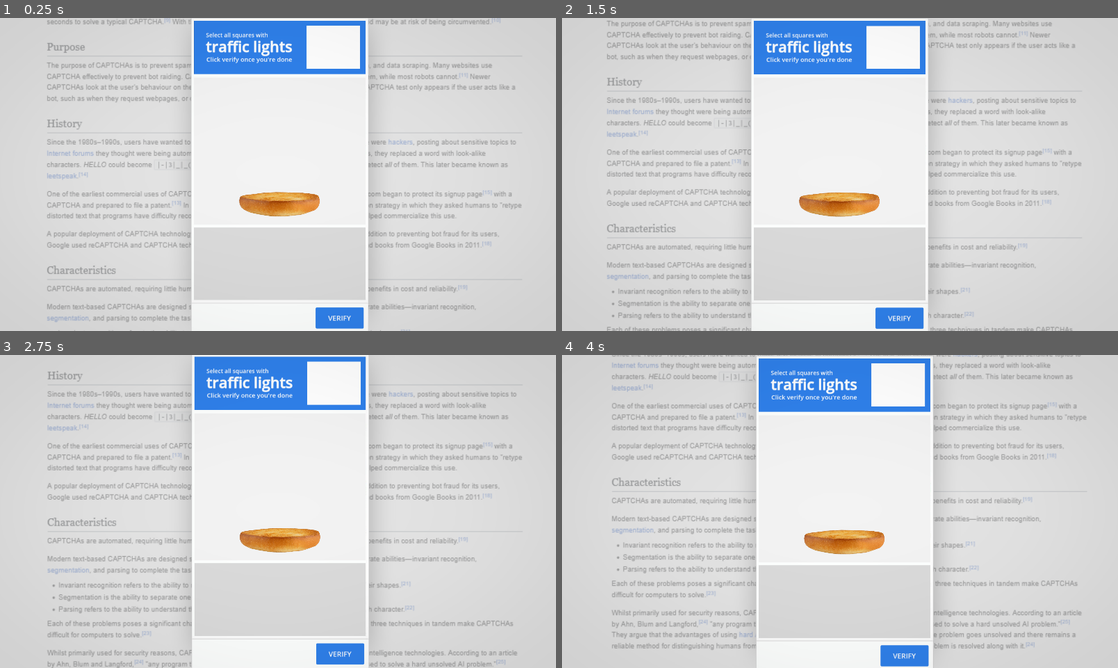
Above: before the commit, frames 1-4 (two rows, left to right).
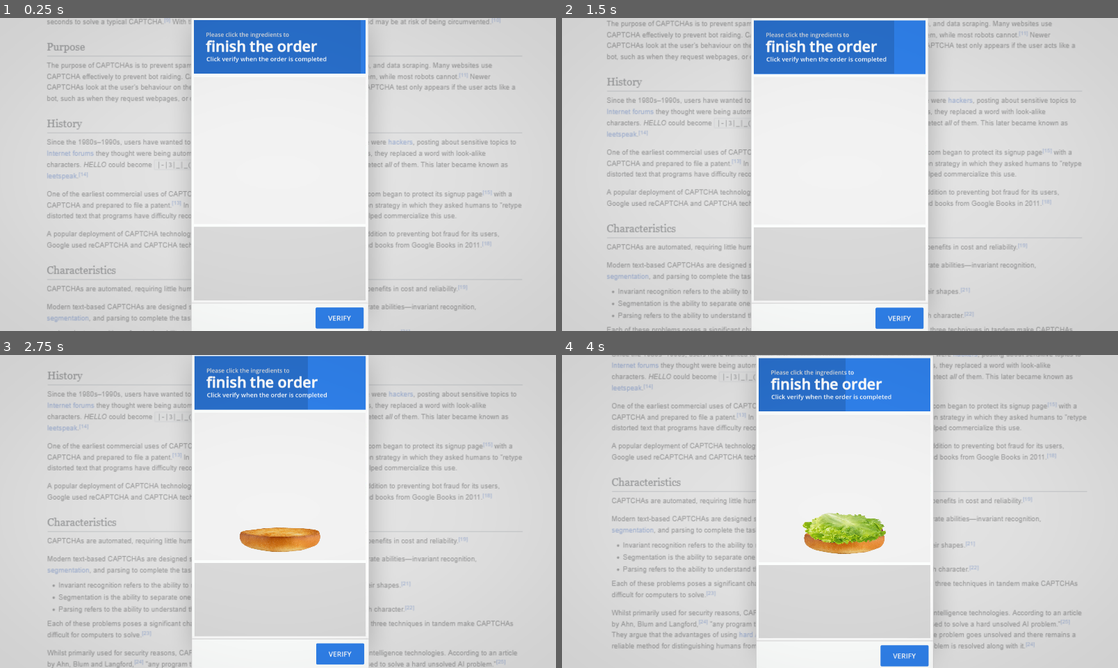
Above: after the commit, the same moments.

Repository: NonsenseNH/CaptchaWare
Game: Godot game, scene res://scenes/test_microgame.tscn
Same seed, same stepped clock (60 frames per second), same inputs: the game is played once before the commit and once after it. This scene is started directly instead of the project's main scene. Sound files missing from this copy of the repository are replaced by a short silence.
Inputs (mouse positions are in pixels of both pictures, inside the frame that each line leads up to):
- Up to frame 1 (0.25 s): no input
- Up to frame 2 (1.5 s): click "VERIFY" at 0.5 s; tap Enter (ui_text_submit) at 1.25, 1.35 s; move the mouse to (962, 158) at 1.27 s; hold D (right) from 1.28 s (still down); click (962, 158) at 1.42 s
- Up to frame 3 (2.75 s): tap B at 1.55 s; release D (right) at 2 s; drag from (166, 527) to (250, 574) at 2.02 s
- Up to frame 4 (4 s): move the mouse to (895, 442) at 2.77 s; hold D (right) 2.78-3.5 s; tap O at 2.85 s; tap L at 3.05 s; drag from (812, 574) to (673, 464) at 3.52 s

The runs differ from the first frame. In frame 1, 6.1% of the frame differs, in the area x 34-66%, y 0-67%; in frame 2, 5.9%; in frame 3, 4.9%; in frame 4, 5.4%.
Error before the commit: Invalid access to property or key 'microgames' on a base object of type 'Dictionary'. (res://scripts/microgame_load_test.gd:67)
Error after the commit: Invalid access to property or key 'microgames' on a base object of type 'Dictionary'. (res://scripts/microgame_load_test.gd:159)

Commit message:
burger stuff

Diff:
--- a/instances/burgerGame/ingredient.tscn
+++ b/instances/burgerGame/ingredient.tscn
@@ -8,26 +8,26 @@
 tracks/0/type = "value"
 tracks/0/imported = false
 tracks/0/enabled = true
-tracks/0/path = NodePath(".:position")
+tracks/0/path = NodePath(".:self_modulate")
 tracks/0/interp = 1
 tracks/0/loop_wrap = true
 tracks/0/keys = {
 "times": PackedFloat32Array(0),
 "transitions": PackedFloat32Array(1),
 "update": 0,
-"values": [Vector2(0, 0)]
+"values": [Color(1, 1, 1, 1)]
 }
 tracks/1/type = "value"
 tracks/1/imported = false
 tracks/1/enabled = true
-tracks/1/path = NodePath(".:self_modulate")
+tracks/1/path = NodePath(".:offset")
 tracks/1/interp = 1
 tracks/1/loop_wrap = true
 tracks/1/keys = {
 "times": PackedFloat32Array(0),
 "transitions": PackedFloat32Array(1),
 "update": 0,
-"values": [Color(1, 1, 1, 1)]
+"values": [Vector2(0, 0)]
 }
 
 [sub_resource type="Animation" id="Animation_8thrs"]
@@ -36,26 +36,26 @@
 tracks/0/type = "value"
 tracks/0/imported = false
 tracks/0/enabled = true
-tracks/0/path = NodePath(".:position")
+tracks/0/path = NodePath(".:self_modulate")
 tracks/0/interp = 1
 tracks/0/loop_wrap = true
 tracks/0/keys = {
-"times": PackedFloat32Array(0, 0.06666667, 0.23333333),
-"transitions": PackedFloat32Array(1, 0.21763767, 1),
+"times": PackedFloat32Array(0, 0.033333335, 0.23333333),
+"transitions": PackedFloat32Array(1, 1, 1),
 "update": 0,
-"values": [Vector2(0, -28), Vector2(0, 5), Vector2(0, 0)]
+"values": [Color(1, 1, 1, 0), Color(1, 1, 1, 1), Color(1, 1, 1, 1)]
 }
 tracks/1/type = "value"
 tracks/1/imported = false
 tracks/1/enabled = true
-tracks/1/path = NodePath(".:self_modulate")
+tracks/1/path = NodePath(".:offset")
 tracks/1/interp = 1
 tracks/1/loop_wrap = true
 tracks/1/keys = {
-"times": PackedFloat32Array(0, 0.06666667, 0.23333333),
-"transitions": PackedFloat32Array(1, 1, 1),
+"times": PackedFloat32Array(0, 0.033333335, 0.23333335),
+"transitions": PackedFloat32Array(1, 0.27739233, 1),
 "update": 0,
-"values": [Color(1, 1, 1, 0), Color(1, 1, 1, 1), Color(1, 1, 1, 1)]
+"values": [Vector2(0, -27.765), Vector2(0, 8.58), Vector2(0, 0)]
 }
 
 [sub_resource type="AnimationLibrary" id="AnimationLibrary_7a5sd"]
--- a/microgames/alignCircle.tscn
+++ b/microgames/alignCircle.tscn
@@ -17,7 +17,6 @@
 instructionSmall2 = "Click verify when done."
 errorMessage = "Please align the image first."
 set_size = Vector2(430, 431.265)
-slowGame = true
 noTimer = true
 metadata/_custom_type_script = "uid://bse3lar4v6hur"
 
--- a/microgames/phoneVerification.tscn
+++ b/microgames/phoneVerification.tscn
@@ -11,6 +11,8 @@
 instructionSmall2 = "Click verify when done."
 errorMessage = "Please verify your phone before continuing."
 set_size = Vector2(430, 371.265)
+slowGame = true
+noTimer = true
 metadata/_custom_type_script = "uid://bse3lar4v6hur"
 
 [sub_resource type="AudioStreamRandomizer" id="AudioStreamRandomizer_l57om"]
--- a/scenes/test_microgame.tscn
+++ b/scenes/test_microgame.tscn
@@ -9,8 +9,8 @@
 [ext_resource type="Texture2D" uid="uid://cy2tf1ed020ki" path="res://sprites/captcha_bar.png" id="8_wxqbu"]
 [ext_resource type="Theme" uid="uid://cu51pqcwmnm0l" path="res://captcha_theme.tres" id="9_0la4d"]
 [ext_resource type="Script" uid="uid://crsxod7bwc171" path="res://scripts/microgames/burger_game/burger_game.gd" id="9_xc6lx"]
-[ext_resource type="PackedScene" uid="uid://ciwbi38tanbmb" path="res://instances/burgerGame/ingredient.tscn" id="10_8thrs"]
 [ext_resource type="Texture2D" uid="uid://bjtsmdu6p8j4o" path="res://sprites/shadow.png" id="10_exop1"]
+[ext_resource type="Script" uid="uid://bse3lar4v6hur" path="res://scripts/microgames/microgame_data_script.gd" id="10_xc6lx"]
 [ext_resource type="FontFile" uid="uid://bqkbtlxbjg48r" path="res://font/Futura Book font.ttf" id="11_eq5xm"]
 [ext_resource type="Script" uid="uid://hl3ajv8krgk6" path="res://scripts/health_attempts.gd" id="12_2ebhr"]
 [ext_resource type="Texture2D" uid="uid://dcue5hf26vstn" path="res://sprites/captcha_x.png" id="13_6cmcy"]
@@ -44,6 +44,16 @@
 [sub_resource type="StyleBoxFlat" id="StyleBoxFlat_kxyth"]
 bg_color = Color(0, 0, 0, 0.133333)
 
+[sub_resource type="Resource" id="Resource_7a5sd"]
+script = ExtResource("10_xc6lx")
+instructionsBig = "finish the order"
+instructionSmall1 = "Please click the ingredients to"
+instructionSmall2 = "Click verify when the order is completed"
+errorMessage = "Please finish the order"
+set_size = Vector2(430, 691.835)
+bonusTime = 3.0
+metadata/_custom_type_script = "uid://bse3lar4v6hur"
+
 [sub_resource type="StyleBoxFlat" id="StyleBoxFlat_eyf67"]
 bg_color = Color(0.7962427, 0.7962432, 0.7962428, 1)
 border_width_left = 2
@@ -129,7 +139,6 @@
 
 [node name="MicrogameGameplay" type="Node2D" parent="." groups=["main_game"]]
 script = ExtResource("2_xqagn")
-force_microgame = "simonSays"
 cur_difficulty_test = 4
 
 [node name="bg" type="TextureRect" parent="MicrogameGameplay"]
@@ -348,6 +357,7 @@
 offset_right = 414.0
 offset_bottom = 536.27496
 script = ExtResource("9_xc6lx")
+microgame_data = SubResource("Resource_7a5sd")
 
 [node name="bg" type="ColorRect" parent="MicrogameGameplay/window/captcha_window/curGame/burgerGame"]
 layout_mode = 1
@@ -362,8 +372,6 @@
 
 [node name="burger_pos" type="Marker2D" parent="MicrogameGameplay/window/captcha_window/curGame/burgerGame"]
 position = Vector2(207, 306.27496)
-
-[node name="ingredient" parent="MicrogameGameplay/window/captcha_window/curGame/burgerGame/burger_pos" instance=ExtResource("10_8thrs")]
 
 [node name="ingredients tab" type="ColorRect" parent="MicrogameGameplay/window/captcha_window/curGame/burgerGame"]
 layout_mode = 1
--- a/scripts/gameplay.gd
+++ b/scripts/gameplay.gd
@@ -372,7 +372,7 @@
 	cur_microgame.difficulty = difficulty
 	cur_microgame.is_intro = intro_sequence
 
-	override_instructions(cur_microgame_data.instructionsBig, cur_microgame_data.InstructionsSmall, cur_microgame_data.referenceImage)
+	override_instructions(cur_microgame_data.instructionsBig, cur_microgame_data.instructionsSmall, cur_microgame_data.referenceImage)
 
 	ui_captcha_window.cur_game.add_child(cur_microgame)
 
@@ -439,16 +439,17 @@
 
 func get_microgame_data(force_game: String = "") -> void:
 	cur_microgame = get_microgame(force_game)
+	var local_game_data : MicrogameData = cur_microgame.microgame_data
 
 	for i in cur_microgame_data:
-		if ["InstructionsSmall", "set_size"].has(i): continue
-
-		cur_microgame_data[i] = cur_microgame.microgame_data.get(i)
-
-	cur_microgame_data.instructionsSmall = cur_microgame.microgame_data.instructionSmall1 + "--" + cur_microgame.microgame_data.instructionSmall2
-
-	cur_microgame_data.Length = cur_microgame.microgame_data.set_size.y
-	cur_microgame_data.Width = cur_microgame.microgame_data.set_size.x
+		if ["instructionsSmall", "set_size"].has(i): continue
+
+		cur_microgame_data[i] = local_game_data.get(i)
+
+	cur_microgame_data.instructionsSmall = local_game_data.instructionSmall1 + "--" + local_game_data.instructionSmall2
+
+	cur_microgame_data.Length = local_game_data.set_size.y
+	cur_microgame_data.Width = local_game_data.set_size.x
 
 	cur_window_size = Vector2(cur_microgame_data.Width, cur_microgame_data.Length)
 
@@ -459,7 +460,7 @@
 		timer.stop()
 		transition_game()
 	else:
-		ui_captcha_window._display_error_text(microgame_pool_json.microgames[cur_microgame.name].errorMessage)
+		ui_captcha_window._display_error_text(cur_microgame_data.errorMessage)
 
 
 func checkbox_pressed() -> void:
--- a/scripts/microgame_load_test.gd
+++ b/scripts/microgame_load_test.gd
@@ -25,12 +25,26 @@
 
 @onready var verify_button: Button = $window/captcha_window/lowbar/verifyButton
 
+@onready var cur_game: ColorRect = $window/captcha_window/curGame
+
 var cur_microgame : Node = null
 
 var cur_microgame_pool_array : Array = []
 
 var microgame_json : Dictionary = {}
-var cur_microgame_data : Dictionary = {}
+
+var cur_microgame_data : Dictionary = {
+	"instructionsBig" : "",
+	"InstructionsSmall" : "",
+	"referenceImage" : null,
+	"errorMessage" : "",
+	"Length": 0,
+	"Width": 0,
+	"bonusTime": 0,
+	"slowGame": false,
+	"staticTimer" : false,
+	"noTimer" : false
+}
 
 var cur_window_size : Vector2 = Vector2.ZERO
 
@@ -60,12 +74,26 @@
 	camera.shake_camera(intensity, duration)
 
 func get_microgame_data(force_game: String = "") -> void:
-	cur_microgame = get_microgame(force_game)
+	if force_game == "":
+		cur_microgame = cur_game.get_child(0)
+	else:
+		cur_microgame = get_microgame(force_game)
 
-	if cur_microgame == null: return
+	var local_game_data : MicrogameData = cur_microgame.microgame_data
 
-	cur_microgame_data = microgame_json.microgames[cur_microgame.name]
+	for i in cur_microgame_data:
+		if ["instructionsSmall", "set_size"].has(i): continue
+
+		cur_microgame_data[i] = local_game_data.get(i)
+
+	cur_microgame_data.instructionsSmall = local_game_data.instructionSmall1 + "--" + local_game_data.instructionSmall2
+
+	cur_microgame_data.Length = local_game_data.set_size.y
+	cur_microgame_data.Width = local_game_data.set_size.x
+
 	cur_window_size = Vector2(cur_microgame_data.Width, cur_microgame_data.Length)
+
+	print_debug(cur_microgame_data.keys())
 
 func set_up_window_size(tween_window: bool = false) -> void:
 	if cur_microgame == null: return
@@ -79,7 +107,7 @@
 	if cur_microgame == null: return
 	cur_microgame.z_index += 1
 
-	override_instructions(cur_microgame_data.instructionsBig, cur_microgame_data.InstructionsSmall, cur_microgame_data.referenceImage)
+	override_instructions(cur_microgame_data.instructionsBig, cur_microgame_data.instructionsSmall, cur_microgame_data.referenceImage)
 
 	on_transition_complete.connect(cur_microgame.on_transition_complete)
 	cur_microgame.override_instruction_text.connect(override_instructions)
@@ -88,7 +116,8 @@
 	cur_microgame.end_microgame.connect(results)
 	cur_microgame.difficulty = cur_difficulty_test
 
-	ui_captcha_window.cur_game.add_child(cur_microgame)
+	if force_microgame != "":
+		ui_captcha_window.cur_game.add_child(cur_microgame)
 
 	cur_microgame.global_position = ui_captcha_window.cur_game.global_position
 
@@ -96,14 +125,14 @@
 
 	if  !cur_microgame_data.noTimer:
 		if cur_microgame_data.has("staticTimer") && cur_microgame_data.staticTimer:
-			total_wait_time = og_wait_time + cur_microgame_data.BonusTime
+			total_wait_time = og_wait_time + cur_microgame_data.bonusTime
 		else:
-			total_wait_time = cur_wait_time + cur_microgame_data.BonusTime
+			total_wait_time = cur_wait_time + cur_microgame_data.bonusTime
 		timer.wait_time = total_wait_time
 		timer.start()
 
-func override_instructions(big:String = "..n",small:String = "..n",ref:String = "..n") -> void:
-	var txt : Array = [big,small,ref]
+func override_instructions(big:String = "..n",small:String = "..n",ref:Texture2D = null) -> void:
+	var txt : Array = [big,small]
 	for text_index in range(txt.size()):
 		if txt[text_index] == "":
 			txt[text_index] = "..n"
@@ -111,7 +140,7 @@
 	ui_data = {
 		"instructionsBig" : txt[0],
 		"InstructionsSmall" : txt[1],
-		"referenceImage" : txt[2],
+		"referenceImage" : ref,
 	}
 	ui_captcha_window.set_up_ui_data(ui_data)
 
--- a/scripts/microgames/burger_game/burger_game.gd
+++ b/scripts/microgames/burger_game/burger_game.gd
@@ -12,6 +12,8 @@
 	BOTTOM_BUN
 }
 
+@onready var burger_pos: Marker2D = $burger_pos
+
 var prev_ingredient: Ingredients = Ingredients.BOTTOM_BUN
 var prev_ingredient_pos : Vector2 = Vector2.ZERO
 
@@ -19,12 +21,12 @@
 
 const INGREDIENT_THICKNESS := {
 	Ingredients.TOP_BUN : 20,
-	Ingredients.ONION : 10,
+	Ingredients.ONION : 7,
 	Ingredients.LETTUCE : 10,
-	Ingredients.TOMATO : 15,
-	Ingredients.CHEESE : 10,
-	Ingredients.BURGER : 25,
-	Ingredients.BOTTOM_BUN : 20
+	Ingredients.TOMATO : 7,
+	Ingredients.CHEESE : 13,
+	Ingredients.BURGER : 15,
+	Ingredients.BOTTOM_BUN : 25
 }
 
 func _input(event: InputEvent) -> void:
@@ -35,7 +37,7 @@
 			if bottom_bun_placed:
 				place_ingredient(Ingredients.TOP_BUN)
 			else:
-				place_ingredient(Ingredients.TOP_BUN)
+				place_ingredient(Ingredients.BOTTOM_BUN)
 				bottom_bun_placed = true
 		KEY_O:
 			place_ingredient(Ingredients.ONION)
@@ -53,8 +55,13 @@
 	var cur_ingredient := INGREDIENT_INSTANCE.instantiate()
 	cur_ingredient.set_ingredient(ingredient_type)
 
-	if ingredient_type != Ingredients.BOTTOM_BUN:
-		cur_ingredient.position = prev_ingredient_pos + (Vector2.UP * INGREDIENT_THICKNESS[prev_ingredient])
+	burger_pos.add_child(cur_ingredient)
+
+	var set_pos : Vector2 = prev_ingredient_pos + (Vector2.UP * INGREDIENT_THICKNESS[prev_ingredient])
+	if ingredient_type != Ingredients.BOTTOM_BUN && bottom_bun_placed:
+		cur_ingredient.position = set_pos + cur_ingredient.offset_set
 
 	prev_ingredient_pos = cur_ingredient.position
 	prev_ingredient = ingredient_type
+
+	print_debug(cur_ingredient.position)
--- a/scripts/microgames/burger_game/ingredient.gd
+++ b/scripts/microgames/burger_game/ingredient.gd
@@ -1,14 +1,17 @@
 extends Sprite2D
 
 const INGREDIENT_TYPES := {
-	0: "top_bun",
-	1: "onion",
-	2: "lettuce",
-	3: "tomato",
-	4: "cheese",
-	5: "burger",
-	6: "bottom_bun"
+	0: ["top_bun", Vector2(0, -20)],
+	1: ["onion", Vector2(0, 0)],
+	2: ["lettuce", Vector2(0, 0)],
+	3: ["tomato", Vector2(0, 0)],
+	4: ["cheese", Vector2(0, 5)],
+	5: ["burger", Vector2(0, 0)],
+	6: ["bottom_bun", Vector2(0, 0)]
 }
 
+var offset_set : Vector2 = Vector2.ZERO
+
 func set_ingredient(ingredient_type: int) -> void:
-	texture = load("res://sprites/burger_game/" + INGREDIENT_TYPES[ingredient_type] + ".png")
+	texture = load("res://sprites/burger_game/" + INGREDIENT_TYPES[ingredient_type][0] + ".png")
+	offset_set = INGREDIENT_TYPES[ingredient_type][1]
--- a/scripts/microgames/images_with/image_category_Minigame.gd
+++ b/scripts/microgames/images_with/image_category_Minigame.gd
@@ -20,7 +20,8 @@
 	load_buttons()
 
 func load_buttons() -> void:
-	override_instruction_text.emit(cur_object.replace("_"," "), "", "res://sprites/images_with/images/1_" + cur_object + ".png")
+	var cur_image : Texture2D = load("res://sprites/images_with/images/1_" + cur_object + ".png")
+	override_instruction_text.emit(cur_object.replace("_"," "), "", cur_image)
 
 	var cur_categ_button : Array[String] = get_categories(3)
 
Not shown: 1 places in scenes/test_microgame.tscn that only renumber resources
